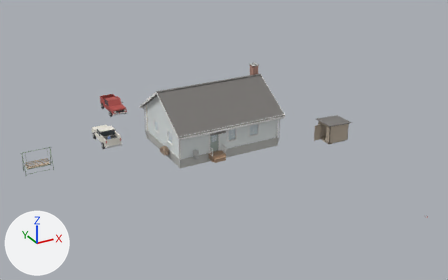
Two versions of the Blender file Tools/Blender/Environment.blend, one commit apart.
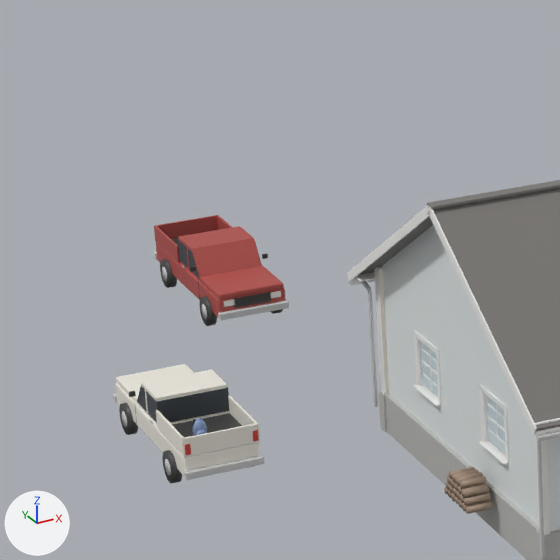
Each version appears first whole from a 50 mm lens placed at (-30.9, -59.4, 28.5), pointed at (-2.2, -7.1, 2.4), and next in a close-up on the part from 15% to 41% of the width and 18% to 59% of the height. Arrows for +X, +Y and +Z are at lower left; the lights stay in place. The first two pictures are the older version.

The older version as bpy lines, for what is in view:
```python
ob_casa_camionetapapa = bpy.data.objects.new('Casa_CamionetaPapa', me_casa_camionetapapa)
ob_casa_camionetapapa.location = (-7.5, 12.5, 0.0)
ob_casa_exterior = bpy.data.objects.new('Casa_Exterior', me_casa_exterior)
ob_casa_exterior.location = (0.0, 0.0, 0.0)
ob_casa_vidrio = bpy.data.objects.new('Casa_Vidrio', me_casa_vidrio)
ob_casa_vidrio.location = (0.0, 0.0, 0.0)
# me_casa_camionetapapa
# before: 122 (0.86, -0.5, 1.62) at pixel (255, 241), 123 (0.86, -0.93, 1.05) at pixel (262, 266), 126 (-0.86, -0.5, 1.62) at pixel (191, 252), 127 (-0.86, -0.93, 1.05) at pixel (199, 278)
# also in view: 'Casa_Techo' at (0.0, 0.0, 4.4); 'Casa_Estructura' at (0.0, 0.0, 2.5); 'Casa_Camioneta' at (-11.5, 3.5, 0.9)
```
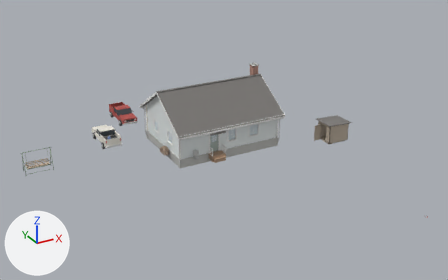
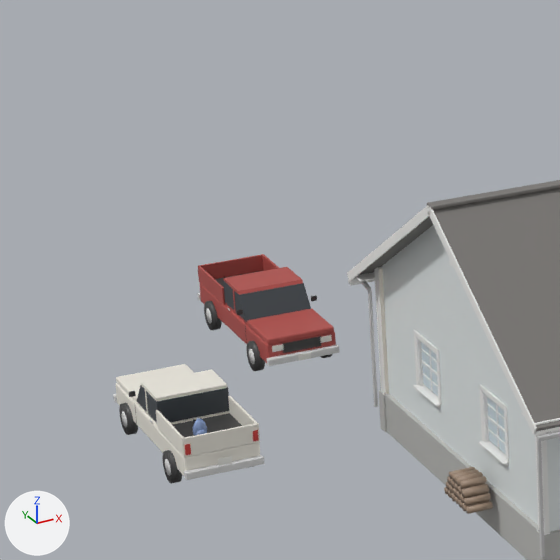
The change, as a diff of the scene's bpy script:
```diff
--- a/Tools/Blender/Environment.blend.py
+++ b/Tools/Blender/Environment.blend.py
@@ mat_m_auto_cromo @@
+mat_m_auto_cromo = principled_material('M_Auto_Cromo')
+mat_m_auto_cromo.base_color = (0.7, 0.7, 0.7)  # light grey #dadada
@@ mat_m_auto_placa @@
+mat_m_auto_placa = principled_material('M_Auto_Placa')
+mat_m_auto_placa.base_color = (0.85, 0.85, 0.8)  # white #edede7
@@ me_casa_camionetapapa @@
 # used by ob_casa_camionetapapa; location = (-7.5, 12.5, 0.0)
 # verts and faces of me_casa_camionetapapa; kept vertices keep their numbers, new ones are numbered from 768
-me_casa_camionetapapa.from_pydata(...)  # 768 vertices, 612 faces; spans x -1.05..1.05, y -2.63..2.63, z 0.0..1.7
+me_casa_camionetapapa.from_pydata(...)  # 784 vertices, 624 faces; spans x -1.05..1.05, y -2.65..2.65, z 0.0..1.7
+# me_casa_camionetapapa part 1: a new loose piece, a box spanning x -0.16..0.16, y -2.646..-2.634, z 0.47..0.63, in mat_m_auto_placa (white #edede7)
+# me_casa_camionetapapa part 2
+for i in [122, 123, 126, 127]: verts[i] += (0.0, -0.02, 0.0)
+# me_casa_camionetapapa part 3: 184 faces spanning x -1.01..1.01, y -2.63..2.63, z 0.18..1.01 switch from mat_m_casa_metal (light grey #cbcbcb) to mat_m_auto_cromo (light grey #dadada)
+# other edits to the shape of me_casa_camionetapapa do not show in these pictures
 me_casa_camionetapapa.materials.append(mat_m_auto_rojo)
@@ me_casa_camionetapapa @@
 me_casa_camionetapapa.materials.append(mat_m_auto_luz)
+me_casa_camionetapapa.materials.append(mat_m_auto_placa)  # white #edede7
@@ ob_casa_camionetapapa @@
 ob_casa_camionetapapa = bpy.data.objects.new('Casa_CamionetaPapa', me_casa_camionetapapa)
-ob_casa_camionetapapa.location = (-7.5, 12.5, 0.0)
+ob_casa_camionetapapa.location = (-7.5, 9.0, 0.0)
```

Where the change shows, as pixel boxes (x1, y1, x2, y2) in the close-ups (560 x 560 px; the box of a moved part takes in the faces that stretch with it):
'Casa_CamionetaPapa', reshaped, moved: before (154, 215, 289, 326); after (197, 254, 340, 371)
part 1 of me_casa_camionetapapa, added: after (298, 352, 311, 361)
part 2 of me_casa_camionetapapa, moved or reshaped: before (178, 240, 262, 278); after (223, 281, 311, 322)
part 3 of me_casa_camionetapapa, recoloured: before (154, 252, 289, 320); after (197, 293, 340, 366)
